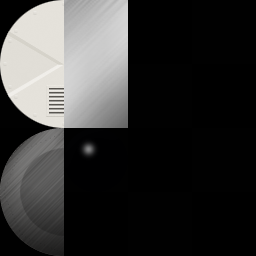
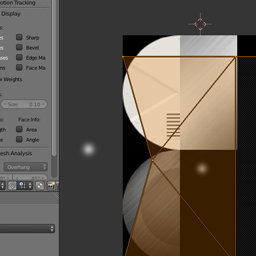
Comparing the layer stacks of the two 256 × 256 images. Changes:
added layer "Layer 23" above "Shape 2" over [0, 0, 256, 256]
